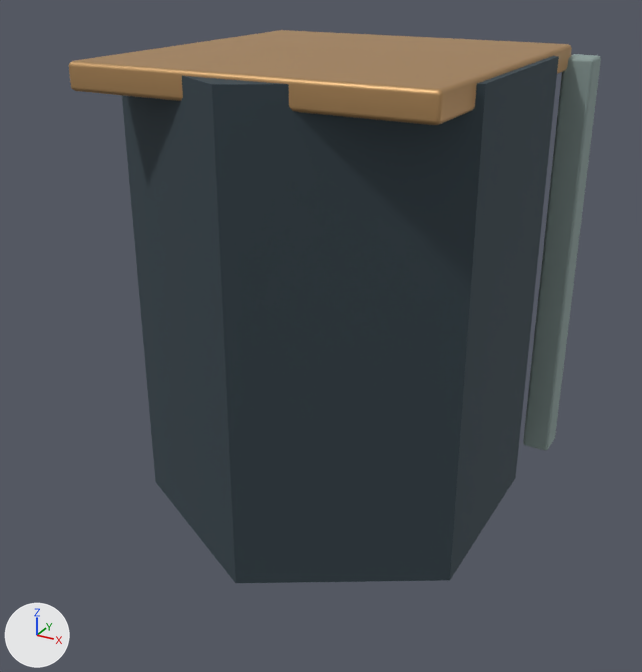
What one commit did to the Blender file tools/godot-campaign/structure-art/blend/receiver-top-1.blend.
Rendered twice from a 50 mm lens placed at (0.842, -1.606, 1.184), pointed at (-0.012, -0.054, 0.409). Every picture has the same lights, and +X, +Y and +Z are marked at lower left. The picture after the commit comes second.

The first picture shows 'receiver_0', 'receiver_1', 'receiver_3'.
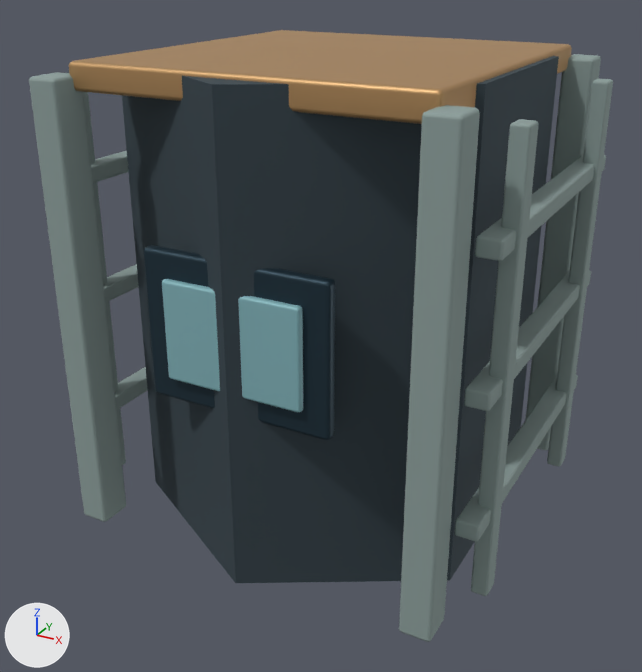
Where the change shows, as pixel boxes [x1, y1, x2, y2] in the pictures (642 x 672 px):
```json
{"object": "receiver_1", "change": "reshaped", "before": [523, 54, 601, 450], "after": [29, 54, 613, 642]}
{"object": "receiver_2", "change": "reshaped", "after": [143, 245, 335, 440], "on screen": "not visible before"}
{"object": "receiver_4", "change": "reshaped", "after": [162, 279, 303, 412], "on screen": "not visible before"}
{"part": 1, "of": "me_cube", "change": "added", "after": [29, 72, 126, 522]}
{"part": 2, "of": "me_cube", "change": "added", "after": [399, 105, 480, 642]}
{"part": 3, "of": "me_cube", "change": "added", "after": [83, 92, 148, 465]}
{"part": 4, "of": "me_cube", "change": "added", "after": [455, 79, 613, 596]}
```

Edits to the scene script, one JSON object a line:
```json
{"block": "me_cube", "where": "# used by ob_receiver_1; location = (0.0, 0.0, 0.0); rotation_euler = (1.571, 0.0, 0.0), in degrees (90, 0, 0)"}
{"op": "remove", "block": "me_cube", "code": "me_cube.from_pydata(...)  # 112 vertices, 108 faces; spans x -0.412..0.412, y 0.03..0.97, z -0.417..-0.343"}
{"op": "add", "block": "me_cube", "code": "me_cube.from_pydata(...)  # 784 vertices, 756 faces; spans x -0.47..0.47, y 0.03..0.97, z -0.417..0.417"}
{"block": "me_cube", "change": "me_cube part 1: the loose piece of 56 vertices spanning x -0.412..-0.347, y 0.03..0.97, z -0.417..-0.343 is copied, and the copy is moved by (0.0, 0.0, 0.76); it spans x -0.412..-0.347, y 0.03..0.97, z 0.343..0.417"}
{"block": "me_cube", "change": "me_cube part 2: the loose piece of 56 vertices spanning x 0.347..0.412, y 0.03..0.97, z -0.417..-0.343 is copied, and the copy is moved by (0.0, 0.0, 0.76); it spans x 0.347..0.412, y 0.03..0.97, z 0.343..0.417"}
{"block": "me_cube", "change": "me_cube part 3: 280 vertices added at x -0.47..-0.417, y 0.06..0.94, z -0.345..0.345"}
{"block": "me_cube", "change": "me_cube part 4: 280 vertices added at x 0.417..0.47, y 0.06..0.94, z -0.345..0.345"}
{"block": "me_cube_002", "where": "# used by ob_receiver_2; location = (0.0, 0.0, 0.0); rotation_euler = (1.571, 0.0, 0.0), in degrees (90, 0, 0)"}
{"op": "remove", "block": "me_cube_002", "code": "me_cube_002.from_pydata(...)  # 56 vertices, 54 faces; spans x -0.195..0.195, y 0.38..0.68, z -0.402..-0.374"}
{"op": "add", "block": "me_cube_002", "code": "me_cube_002.from_pydata(...)  # 112 vertices, 108 faces; spans x -0.195..0.195, y 0.38..0.68, z -0.402..0.402"}
{"block": "me_cube_002", "change": "me_cube_002 part 5: the loose piece of 56 vertices spanning x -0.195..0.195, y 0.38..0.68, z -0.402..-0.374 is copied, and the copy is moved by (0.0, 0.0, 0.776); it spans x -0.195..0.195, y 0.38..0.68, z 0.374..0.402"}
{"block": "me_cube_003", "where": "# used by ob_receiver_4; location = (0.0, 0.0, 0.0); rotation_euler = (1.571, 0.0, 0.0), in degrees (90, 0, 0)"}
{"op": "remove", "block": "me_cube_003", "code": "me_cube_003.from_pydata(...)  # 56 vertices, 54 faces; spans x -0.145..0.145, y 0.43..0.63, z -0.416..-0.398"}
{"op": "add", "block": "me_cube_003", "code": "me_cube_003.from_pydata(...)  # 112 vertices, 108 faces; spans x -0.145..0.145, y 0.43..0.63, z -0.416..0.416"}
{"block": "me_cube_003", "change": "me_cube_003 part 6: the loose piece of 56 vertices spanning x -0.145..0.145, y 0.43..0.63, z -0.416..-0.398 is copied, and the copy is moved by (0.0, 0.0, 0.814); it spans x -0.145..0.145, y 0.43..0.63, z 0.398..0.416"}
```
